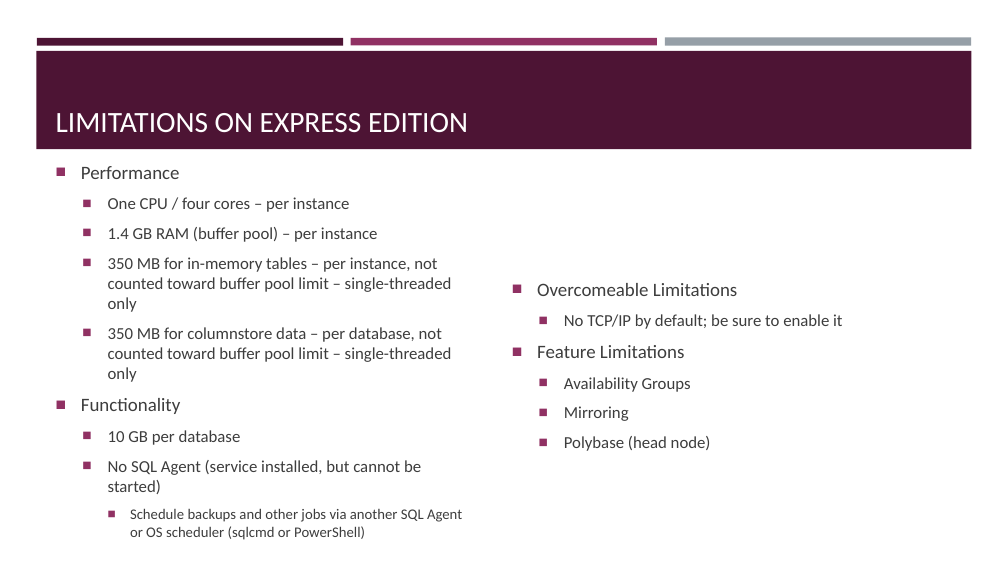
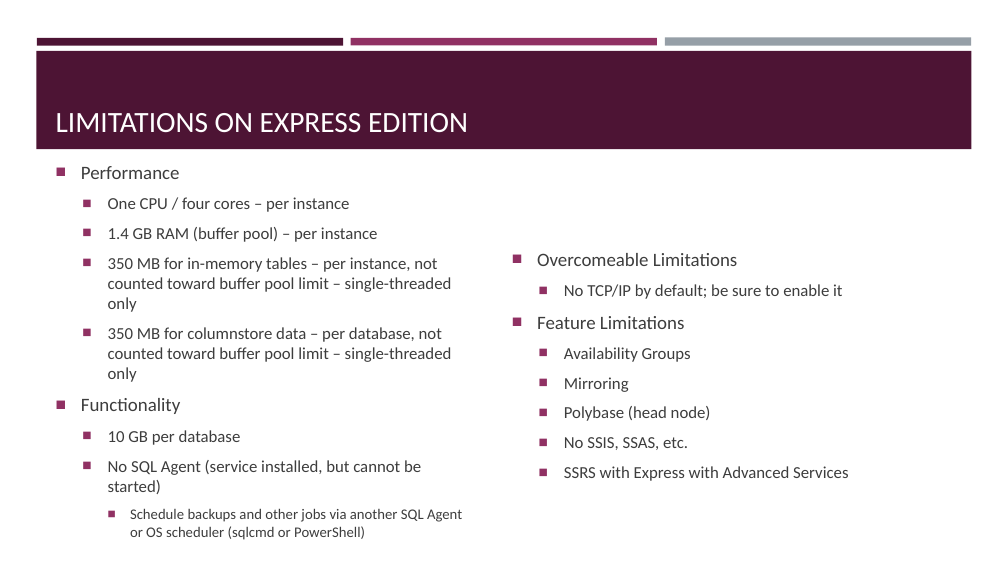
Before and after one commit to sqltran/SevenAwesomeSQLFeatures, a slide deck: slide 5 of AwesomeFreeSQLServerFeatures.pptx. Drawn at 1008x567 pixels with LibreOffice and Linux fonts; fonts in the diff are those of the drawing. Boxes give left, top, right and bottom in pixels: in the first picture for what was removed or moved away, otherwise in the second. Text is boxed around its words. In the diff, an @@ line names an element or a change of style, - is before the commit and + after.

Commit message:
More on limitations.

```diff
--- a/AwesomeFreeSQLServerFeatures.pptx
+++ b/AwesomeFreeSQLServerFeatures.pptx
@@ text at [564,437,848,481]: paragraphs added @@
+  ■ No SSIS, SSAS, etc.
+  ■ SSRS with Express with Advanced Services
```
Also in this commit, not shown: 1 slide added.
